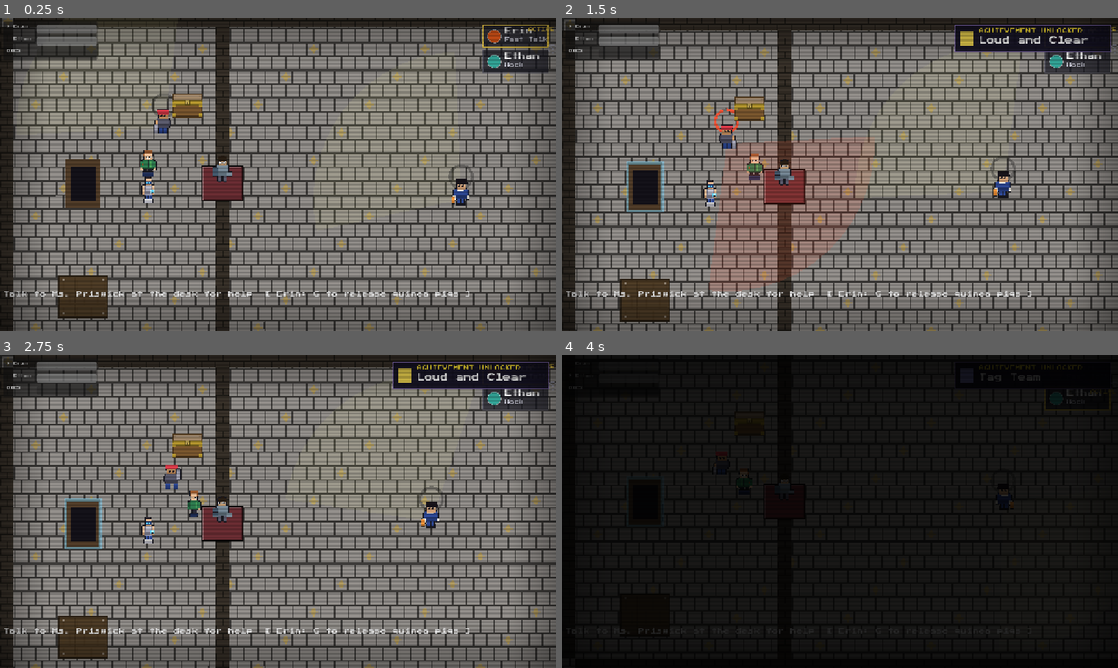
Above: before the commit, frames 1-4 (two rows, left to right).
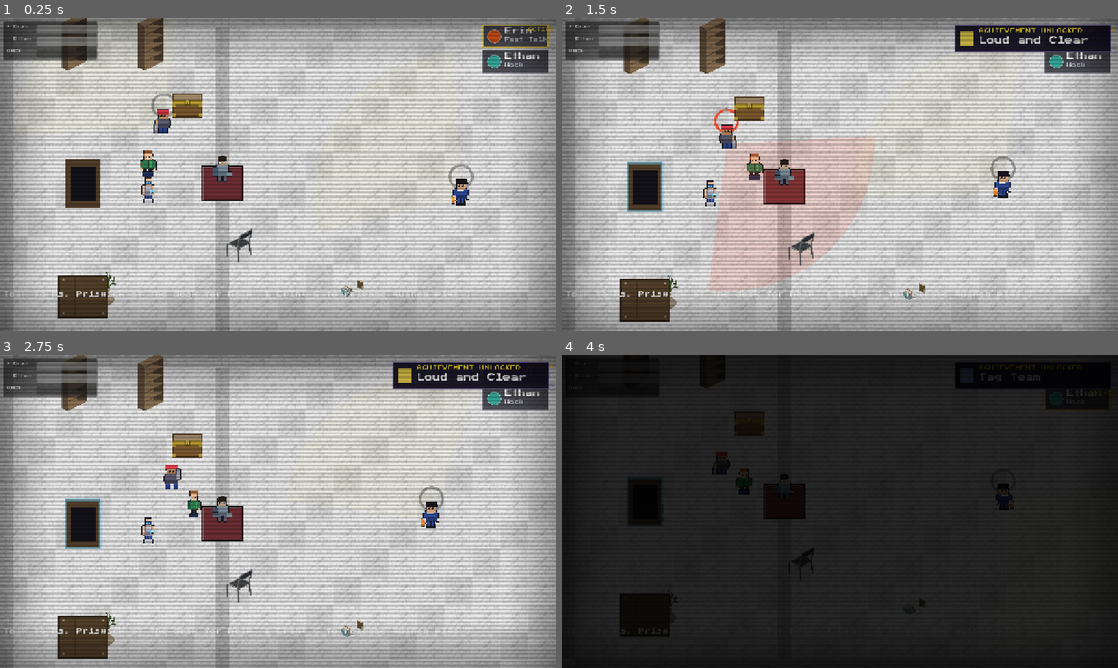
Above: after the commit, the same moments.

Repository: dougreichard/rpg_game
Game: Godot game, scene res://scenes/levels/LibraryArchive.tscn
Same seed, same stepped clock (60 frames per second), same inputs: the game is played once before the commit and once after it. This scene is started directly instead of the project's main scene.
Inputs (mouse positions are in pixels of both pictures, inside the frame that each line leads up to):
- Up to frame 1 (0.25 s): no input
- Up to frame 2 (1.5 s): tap Enter (ui_accept) at 0.5, 0.77 s; move the mouse to (962, 158) at 0.52 s; hold D (move_right) 0.53-1.25 s; hold F (attack) 0.53-1.25 s; click (962, 158) at 0.67 s; drag from (728, 190) to (1006, 187) at 1.27 s
- Up to frame 3 (2.75 s): move the mouse to (333, 442) at 2.02 s; hold D (move_right) from 2.03 s (still down); tap V (dash) at 2.1 s
- Up to frame 4 (4 s): release D (move_right) at 2.75 s; drag from (812, 574) to (773, 511) at 2.77 s; move the mouse to (1006, 558) at 3.52 s; hold A (move_left) from 3.53 s (still down); tap Tab (swap) at 3.6 s; tap Enter (ui_accept) at 3.77 s

The runs differ from the first frame. In frame 1, 92% of the frame differs, in the area x 0-100%, y 0-100%; in frame 2, 91%; in frame 3, 91%; in frame 4, 8.0%.

Commit message:
Library & Archive: Synty interior + bookshelves
Sixth Phase 3 level. Marble floor + brick walls; rows of Town bookshelves
+ Office book stacks, with chair/plant dressing. Archive terminal is a
Synty monitor; the animated librarian-desk gate kept as-is.

Co-Authored-By: Claude Opus 4.8 <noreply@anthropic.com>

Diff:
--- a/scripts/levels/library_archive.gd
+++ b/scripts/levels/library_archive.gd
@@ -9,6 +9,21 @@
 const FLOOR_ROWS: int = 17
 const FLOOR_TILE_PLAIN: Vector2i = Vector2i(0, 0)
 const FLOOR_TILE_ACCENT: Vector2i = Vector2i(1, 0)
+# Synty 2.5D library (see docs/synty_2_5d_art_plan.md): marble floor + brick
+# walls; Town bookshelves + Office book stacks. Terminal = Synty monitor.
+const SYNTY_FLOOR: String = "res://assets/art/tiles/synty_floor_marble.png"
+const SYNTY_WALL: String = "res://assets/art/tiles/synty_wall_brick.png"
+const TERMINAL_BILLBOARD: String = "res://assets/art/synty/props/monitor.png"
+# [name, x, y, on-screen height px] archive dressing (stacks against the walls).
+const LIBRARY_PROPS: Array = [
+	["bookshelf", 110, 210, 66],
+	["bookshelf", 198, 210, 66],
+	["bookshelf", 762, 210, 66],
+	["bookshelf", 850, 210, 66],
+	["book_group", 430, 470, 20],
+	["chair", 300, 430, 38],
+	["plant", 150, 480, 40],
+]
 const FLOOR_ACCENT_PERIOD: int = 4
 
 const GRUNT_SCENE: PackedScene = preload("res://scenes/enemies/Grunt.tscn")
@@ -179,7 +194,7 @@
 func _build_floor() -> void:
 	var tile_map := TileMap.new()
 	tile_map.name = "Floor"
-	tile_map.tile_set = PlaceholderArt.make_hb_tileset()
+	tile_map.tile_set = PlaceholderArt.make_synty_floor_tileset(SYNTY_FLOOR)
 	add_child(tile_map)
 	move_child(tile_map, 0)
 	tile_map.position = Vector2(CAMERA_LIMIT_LEFT, CAMERA_LIMIT_TOP)
@@ -195,15 +210,27 @@
 # (the LibrarianDesk is a sibling of $Walls, not a child, so it keeps its own
 # bespoke maroon-leather texture instead of the generic brick pattern).
 func _build_walls() -> void:
-	var wall_color: Color = FLOOR_BASE_COLOR.darkened(0.35)
+	var wall_tex: Texture2D = PlaceholderArt.make_synty_wall_tile(SYNTY_WALL)
 	for wall in $Walls.get_children():
 		if not wall is StaticBody2D:
 			continue
 		var shape: CollisionShape2D = wall.get_node("CollisionShape2D")
 		var rect: RectangleShape2D = shape.shape
 		var sprite := Sprite2D.new()
-		sprite.texture = PlaceholderArt.make_wall_texture(wall_color, int(rect.size.x), int(rect.size.y))
+		sprite.texture = wall_tex
+		sprite.texture_repeat = CanvasItem.TEXTURE_REPEAT_ENABLED
+		sprite.region_enabled = true
+		sprite.region_rect = Rect2(0.0, 0.0, rect.size.x, rect.size.y)
 		wall.add_child(sprite)
+
+func _apply_synty_billboard(spr: Sprite2D, path: String, target_h: float) -> bool:
+	if not ResourceLoader.exists(path):
+		return false
+	var tex: Texture2D = load(path)
+	spr.texture = tex
+	spr.offset = Vector2(0.0, -tex.get_height() / 2.0)
+	spr.scale = Vector2.ONE * (target_h / float(tex.get_height()))
+	return true
 
 # Grabs the .tscn-placed LibrarianDesk body's collider and dresses it with a
 # maroon-leather bordered-rectangle texture  --  visually distinct from the
@@ -246,9 +273,16 @@
 
 func _create_terminal() -> void:
 	_terminal_sprite = Sprite2D.new()
-	_terminal_sprite.texture = PlaceholderArt.make_gate_texture(Color(0.24, 0.34, 0.4), 48, 40)
+	if not _apply_synty_billboard(_terminal_sprite, TERMINAL_BILLBOARD, 30.0):
+		_terminal_sprite.texture = PlaceholderArt.make_gate_texture(Color(0.24, 0.34, 0.4), 48, 40)
 	_terminal_sprite.position = TERMINAL_POS
 	add_child(_terminal_sprite)
+	# Archive dressing: bookshelves, book stacks, chair, plant (Synty billboards).
+	for p: Array in LIBRARY_PROPS:
+		var spr := Sprite2D.new()
+		if _apply_synty_billboard(spr, "res://assets/art/synty/props/%s.png" % p[0], float(p[3])):
+			spr.position = Vector2(float(p[1]), float(p[2]))
+			add_child(spr)
 
 # Stealth: a shadowed alcove the duo can duck into to let a patrol pass
 # rather than fight through it  --  see CLAUDE.md "Stealth & awareness".
Binary file added: assets/art/synty/props/book_group.png
Not shown, added: assets/art/synty/props/book_group.png.import
Binary file changed: assets/art/synty/props/bookshelf.png
Binary file added: assets/art/tiles/synty_floor_marble.png
Not shown, added: assets/art/tiles/synty_floor_marble.png.import
